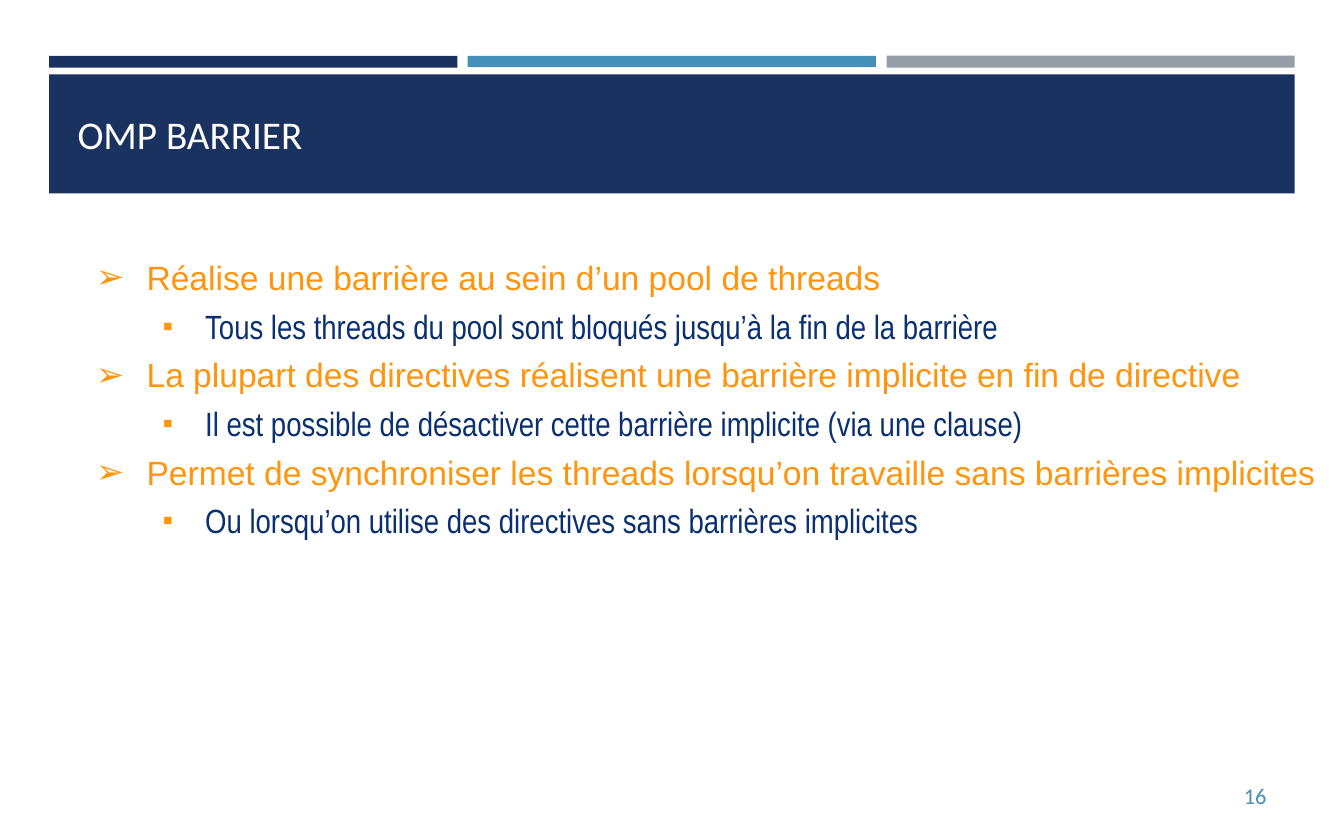
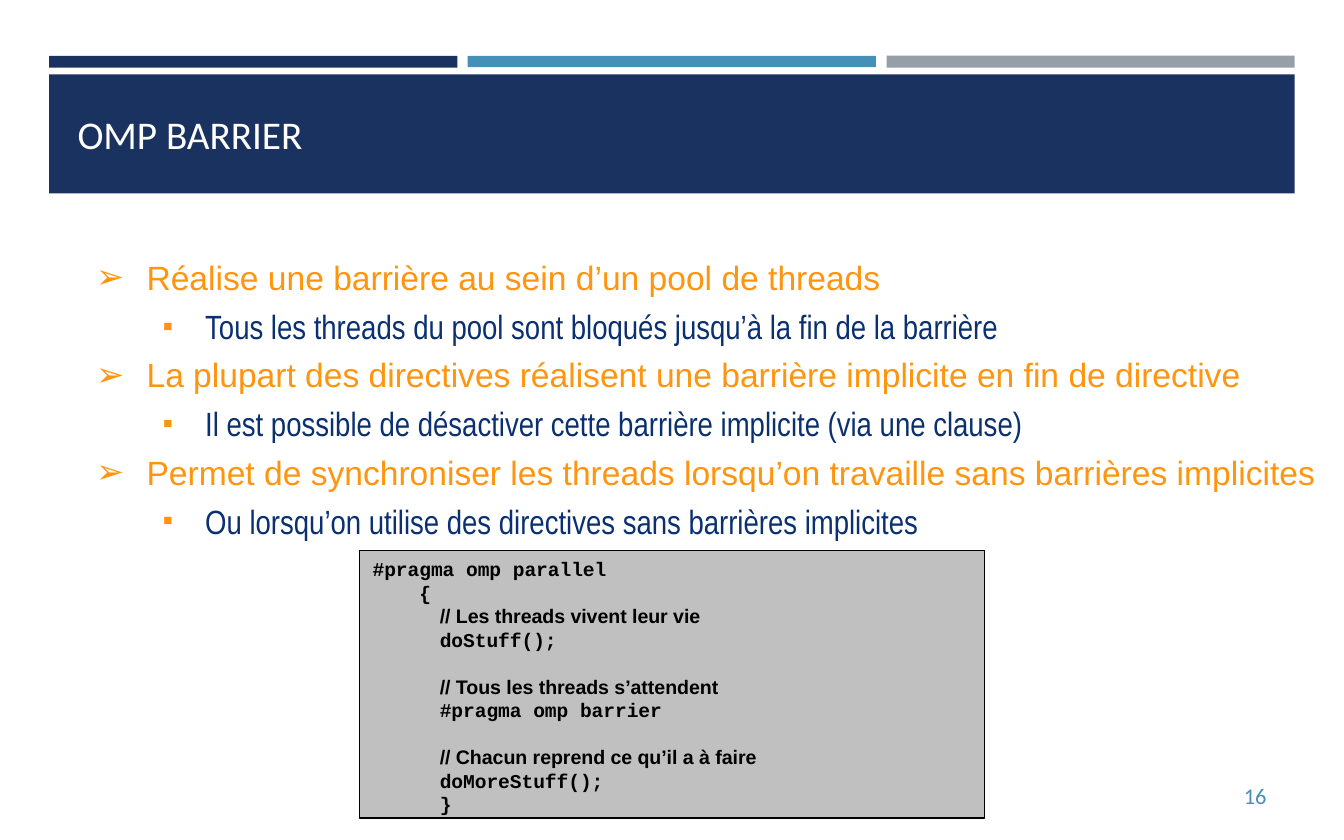
Before and after one commit to franckginguene/hpc_formation_scalian, a slide deck: slide 16 of Diapos/HPC_OpenMP.pptx. Drawn at 1344x840 pixels with LibreOffice and Linux fonts; fonts in the diff are those of the drawing. Boxes give left, top, right and bottom in pixels: in the first picture for what was removed or moved away, otherwise in the second. Text is boxed around its words. In the diff, an @@ line names an element or a change of style, - is before the commit and + after.

```diff
--- a/Diapos/HPC_OpenMP.pptx
+++ b/Diapos/HPC_OpenMP.pptx
@@ freeform shape added at (359,551,984,818), fill #C0C0C0, outline #000000 0.74 pt, 10.5 pt, text #000000, bold @@
+#pragma omp parallel
+{
+// Les threads vivent leur vie
+doStuff();
+// Tous les threads s’attendent
+  #pragma omp barrier
+  // Chacun reprend ce qu’il a à faire
+  doMoreStuff();
+  }
```
Also in this commit, not shown: 11 other slides changed, 2 slides added, 1 slide removed, 1 other file.
